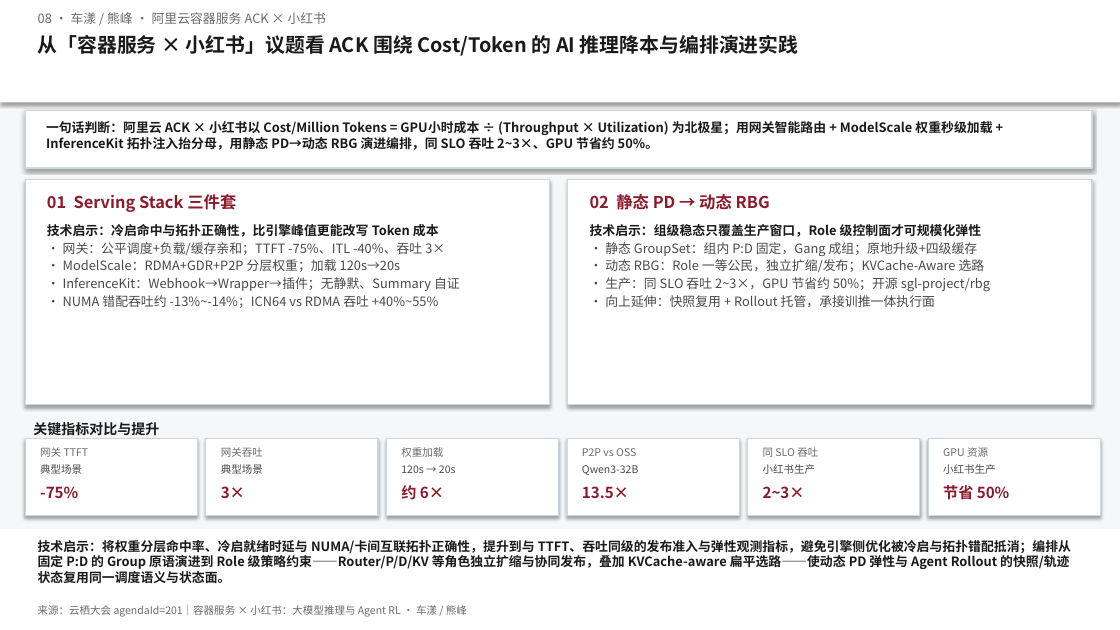
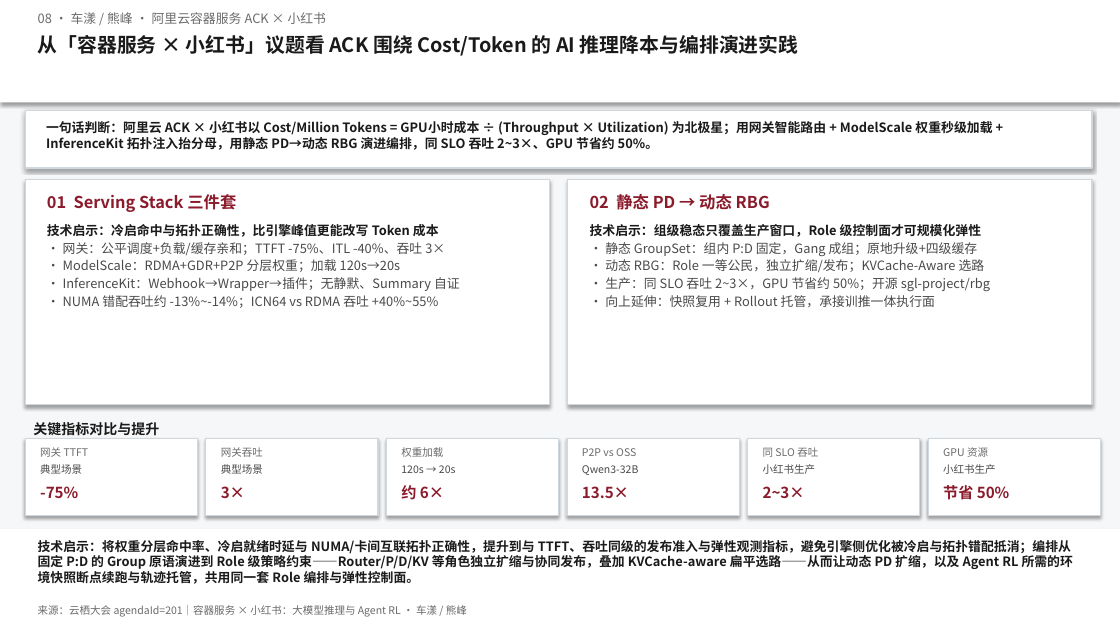
Before and after one commit to Annie-Summer/Kthena, a slide deck: slide 1 of yunqi-2026-agenda-201/docs/洞察一页-08-容器服务 × 小红书：大模型推理与 Agent RL.pptx. Drawn at 1120x630 pixels with LibreOffice and Linux fonts; fonts in the diff are those of the drawing. Boxes give left, top, right and bottom in pixels: in the first picture for what was removed or moved away, otherwise in the second. Text is boxed around its words. In the diff, an @@ line names an element or a change of style, - is before the commit and + after.

```diff
--- a/yunqi-2026-agenda-201/docs/洞察一页-08-容器服务 × 小红书：大模型推理与 Agent RL.pptx
+++ b/yunqi-2026-agenda-201/docs/洞察一页-08-容器服务 × 小红书：大模型推理与 Agent RL.pptx
@@ text at (x1=38, y1=540, x2=1073, y2=584): text changed @@
-技术启示：将权重分层命中率、冷启就绪时延与 NUMA/卡间互联拓扑正确性，提升到与 TTFT、吞吐同级的发布准入与弹性观测指标，避免引擎侧优化被冷启与拓扑错配抵消；编排从固定 P:D 的 Group 原语演进到 Role 级策略约束——Router/P/D/KV 等角色独立扩缩与协同发布，叠加 KVCache-aware 扁平选路——使动态 PD 弹性与 Agent Rollout 的快照/轨迹状态复用同一调度语义与状态面。
+技术启示：将权重分层命中率、冷启就绪时延与 NUMA/卡间互联拓扑正确性，提升到与 TTFT、吞吐同级的发布准入与弹性观测指标，避免引擎侧优化被冷启与拓扑错配抵消；编排从固定 P:D 的 Group 原语演进到 Role 级策略约束——Router/P/D/KV 等角色独立扩缩与协同发布，叠加 KVCache-aware 扁平选路——从而让动态 PD 扩缩，以及 Agent RL 所需的环境快照断点续跑与轨迹托管，共用同一套 Role 编排与弹性控制面。
```
Also in this commit, not shown: 1 other file.
